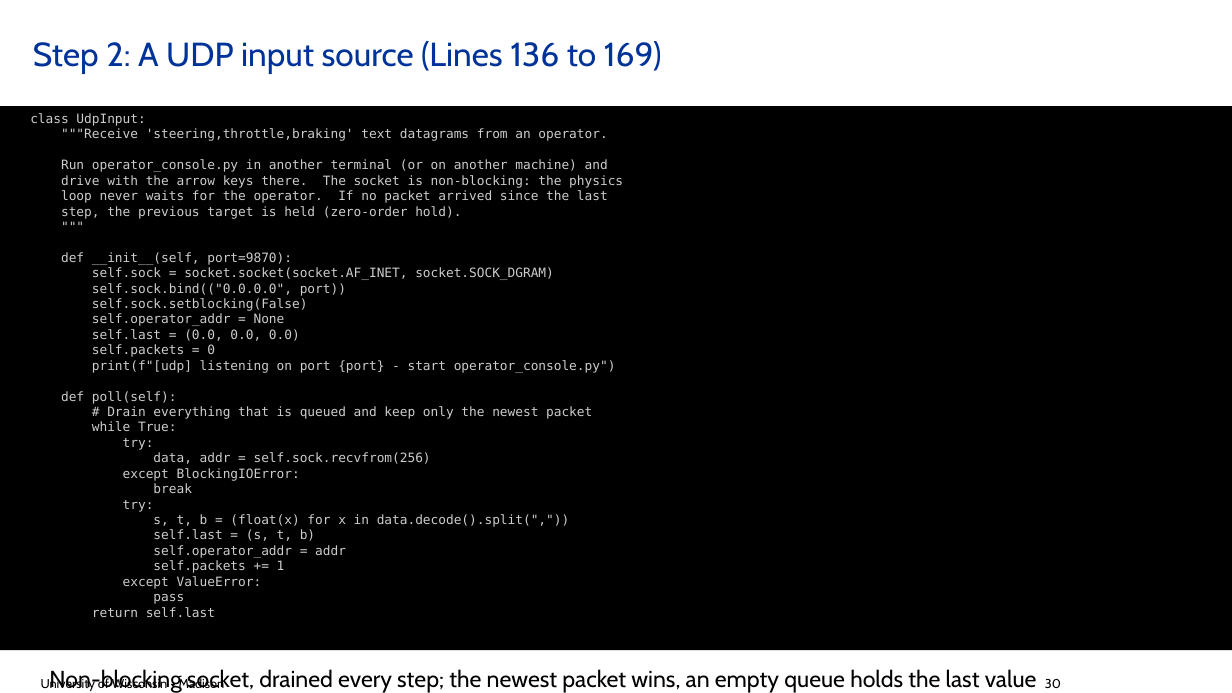
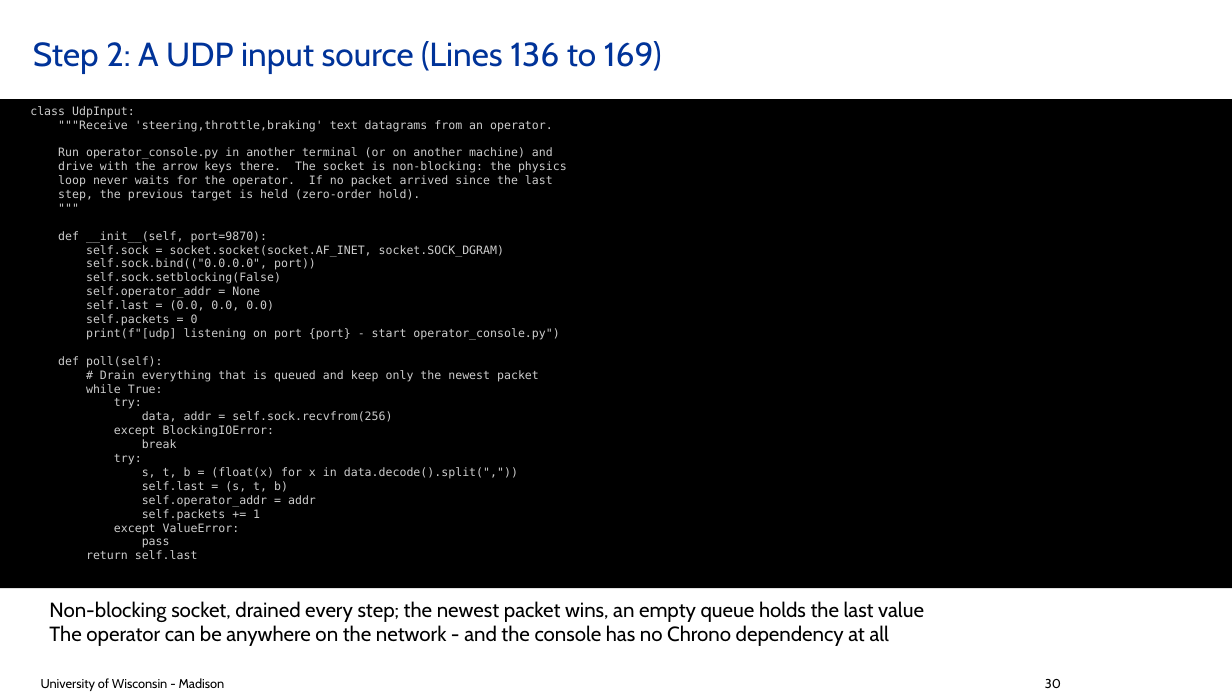
Before and after one commit to ksha23/chrono-hil-tutorial, a slide deck: slide 30 of tutorial_HIL_driver.pptx. Drawn at 1232x693 pixels with LibreOffice and Linux fonts; fonts in the diff are those of the drawing; background and template pictures are left out. Boxes give left, top, right and bottom in pixels: in the first picture for what was removed or moved away, otherwise in the second. Text is boxed around its words. In the diff, an @@ line names an element or a change of style, - is before the commit and + after.

```diff
--- a/tutorial_HIL_driver.pptx
+++ b/tutorial_HIL_driver.pptx
@@ rectangle "class UdpInput:" resized from (x1=0, y1=106, x2=1232, y2=651) to (x1=0, y1=99, x2=1232, y2=588) @@
@@ rectangle "class UdpInput:" at (x1=0, y1=99, x2=1232, y2=588): size 10 to 9 pt @@
@@ text "Non-blocking socket, drained every step; ..." moved from (x1=49, y1=669, x2=1037, y2=693) to (x1=49, y1=601, x2=924, y2=646) @@
@@ text "Non-blocking socket, drained every step; ..." at (x1=49, y1=601, x2=924, y2=646): size 18 to 16 pt @@
```
Also in this commit, not shown: 1 other slide changed.
